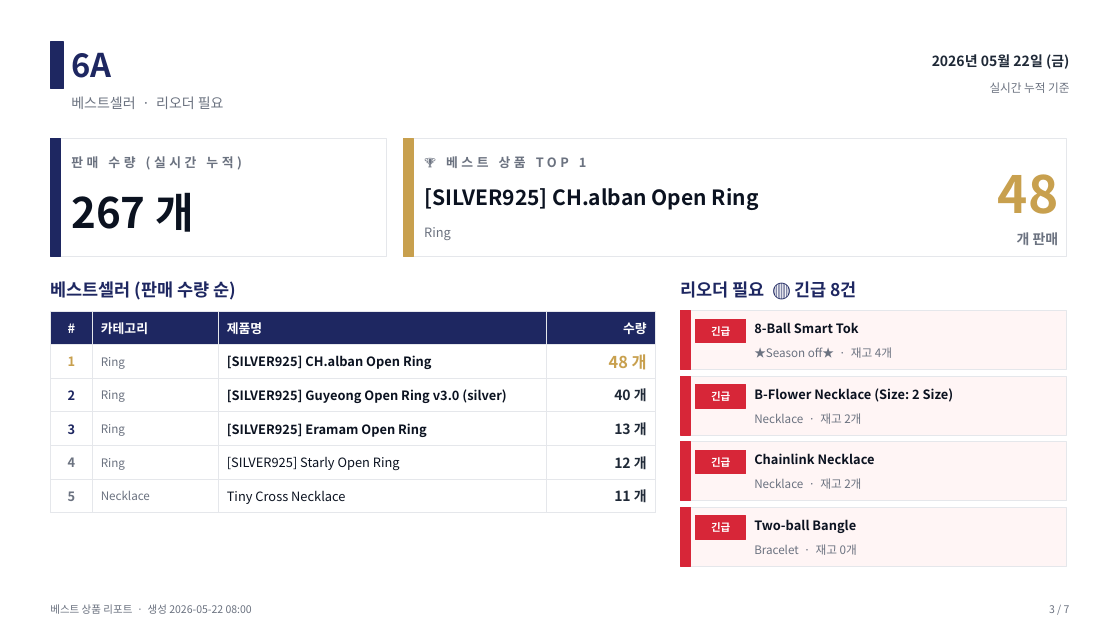
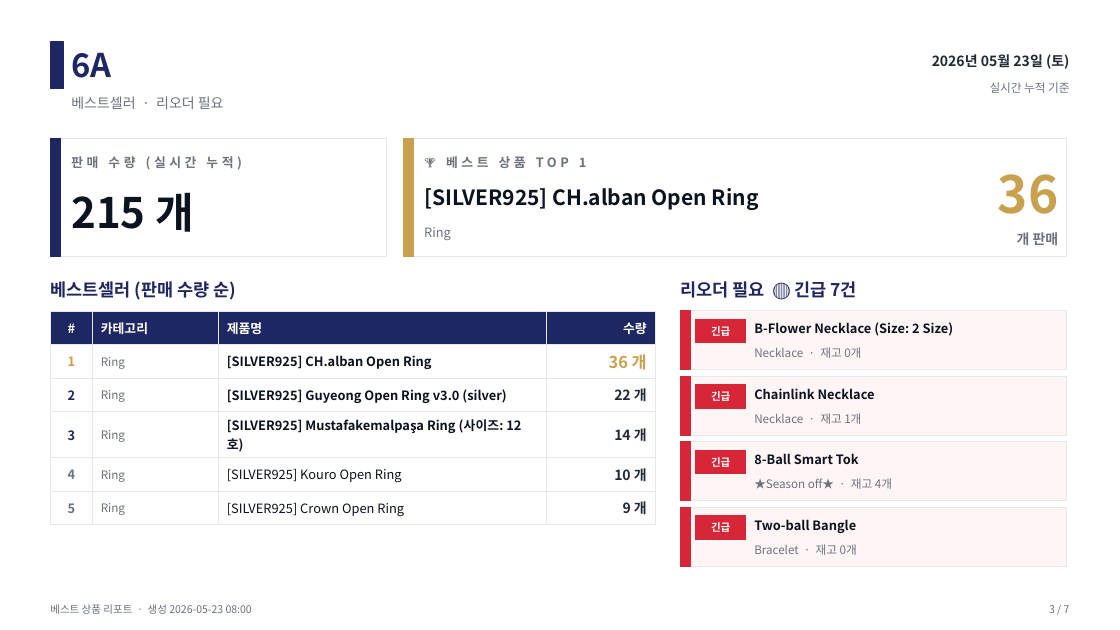
Before and after one commit to j65209/Brightbeed, a slide deck: slide 3 of data/sales-report.pptx. Drawn at 1120x630 pixels with LibreOffice and Linux fonts; fonts in the diff are those of the drawing. Boxes give left, top, right and bottom in pixels: in the first picture for what was removed or moved away, otherwise in the second. Text is boxed around its words. In the diff, an @@ line names an element or a change of style, - is before the commit and + after.

```diff
--- a/data/sales-report.pptx
+++ b/data/sales-report.pptx
@@ text at [932, 54, 1069, 69]: text changed @@
-2026년 05월 22일 (금)
+2026년 05월 23일 (토)
@@ text at [998, 174, 1059, 214]: text changed @@
-48
+36
@@ text at [71, 192, 194, 232]: text changed @@
-267 개
+215 개
@@ text at [680, 281, 856, 298]: text changed @@
-리오더 필요 🔴 긴급 8건
+리오더 필요 🔴 긴급 7건
@@ table at [50, 311, 655, 521] @@
-row 2, column 4: 48 개
+row 2, column 4: 36 개
-row 3, column 4: 40 개
+row 3, column 4: 22 개
-row 4, column 3: [SILVER925] Eramam Open Ring
+row 4, column 3: [SILVER925] Mustafakemalpaşa Ring (사이즈: 12호)
-row 4, column 4: 13 개
+row 4, column 4: 14 개
-row 5, column 3: [SILVER925] Starly Open Ring
+row 5, column 3: [SILVER925] Kouro Open Ring
-row 5, column 4: 12 개
+row 5, column 4: 10 개
-row 6: 5 | Necklace | Tiny Cross Necklace | 11 개
+row 6: 5 | Ring | [SILVER925] Crown Open Ring | 9 개
@@ text "B-Flower Necklace (Size: 2 Size)": place and size @@
-text "B-Flower Necklace (Size: 2 Size)" at [754, 388, 954, 402]
+text "B-Flower Necklace (Size: 2 Size)" at [754, 322, 954, 336]
@@ text at [754, 347, 861, 358]: text changed @@
-★Season off★ · 재고 4개
+Necklace · 재고 0개
@@ text "Chainlink Necklace": place and size @@
-text "Chainlink Necklace" at [754, 453, 875, 464]
+text "Chainlink Necklace" at [754, 388, 875, 399]
@@ text at [754, 413, 861, 424]: text changed @@
-Necklace · 재고 2개
+Necklace · 재고 1개
@@ text "8-Ball Smart Tok": place and size @@
-text "8-Ball Smart Tok" at [754, 322, 859, 333]
+text "8-Ball Smart Tok" at [754, 453, 859, 464]
@@ text at [754, 478, 892, 489]: text changed @@
-Necklace · 재고 2개
+★Season off★ · 재고 4개
```
Also in this commit, not shown: 6 other slides changed.
